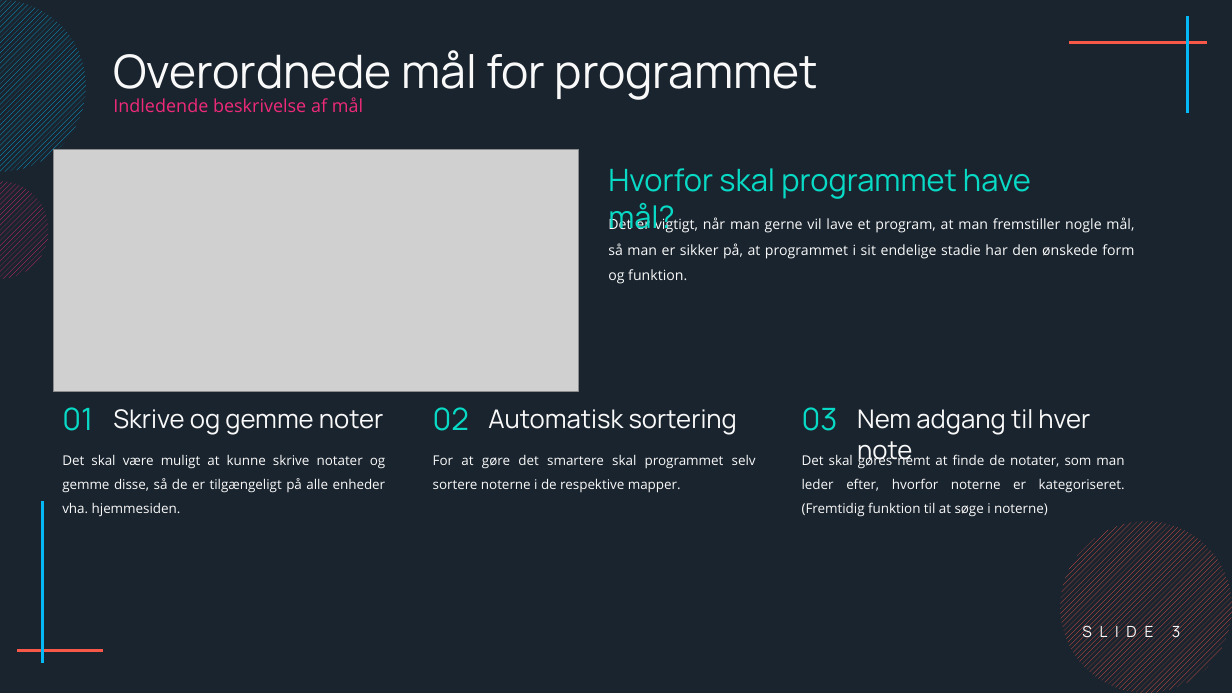
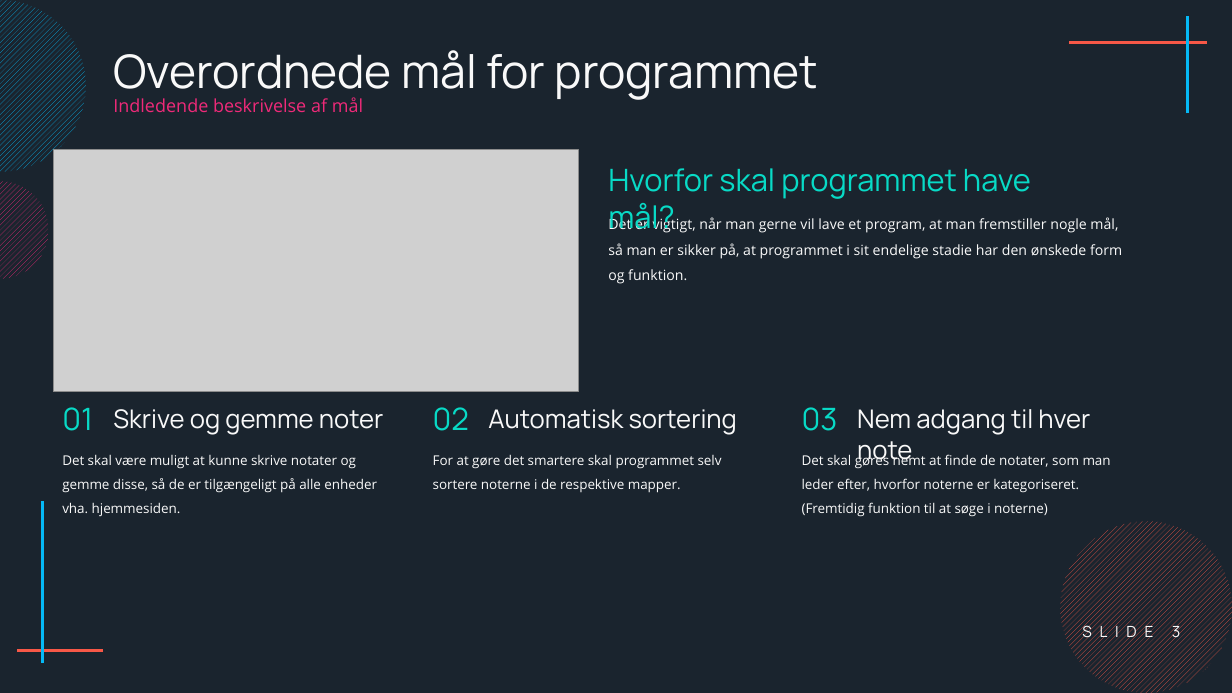
Before and after one commit to Andreasgdp/NoteSort, a slide deck: slide 3 of 2 - Info/Notesort presentation.pptx. Drawn at 1232x693 pixels with LibreOffice and Linux fonts; fonts in the diff are those of the drawing; grey boxes stand for pictures. Boxes give left, top, right and bottom in pixels: in the first picture for what was removed or moved away, otherwise in the second. Text is boxed around its words. In the diff, an @@ line names an element or a change of style, - is before the commit and + after.

Commit message:
Done with slides

```diff
--- a/2 - Info/Notesort presentation.pptx
+++ b/2 - Info/Notesort presentation.pptx
@@ alignment justified to left in 4 elements at [608,216,1122,284], [62,455,377,516], [433,455,722,493], [802,452,1111,517] @@
```
Also in this commit, not shown: 3 slides added, 14 other files.
